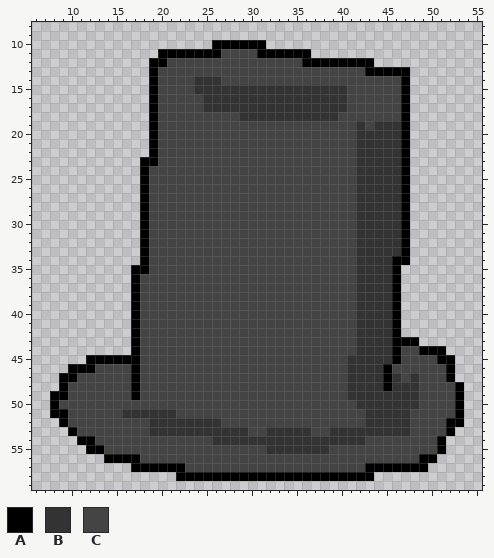
One commit to this pixel-art sprite: MoveShape/assets/graphics/tophat.png. This is how it looked before the edit.
The file is 64x64 pixels. Shown: x 6..55, y 8..59.
Palette (. is transparent): A #000000  B #333333  C #444444
Pixels before, first column x 8:
10 ..................AAAAAA......................
11 ............AAAAAAACCCCAAAAAA.................
12 ...........AACCCCCCCCCCCCCCCAAAAAAAA..........
13 ...........ACCCCCCCCCCCCCCCCCCCCCCCAAAAA......
14 ...........ACCCCBBBCCCCCCCCCCCCCCCCCCCCA......
15 ...........ACCCCBBBBBBBBBBBBBBBBBCCCCCCA......
16 ...........ACCCCCBBBBBBBBBBBBBBBBCCCCCCA......
17 ...........ACCCCCBBBBBBBBBBBBBBBBCCCCCCA......
18 ...........ACCCCCCCCCBBBBBBBBBBBCCCCCCCA......
19 ...........ACCCCCCCCCCCCCCCCCCCCCCBCBBBA......
20 ...........ACCCCCCCCCCCCCCCCCCCCCCBBBBBA......
21 ...........ACCCCCCCCCCCCCCCCCCCCCCBBBBBA......
22 ...........ACCCCCCCCCCCCCCCCCCCCCCBBBBBA......
23 ..........AACCCCCCCCCCCCCCCCCCCCCCBBBBBA......
24 ..........ACCCCCCCCCCCCCCCCCCCCCCCBBBBBA......
25 ..........ACCCCCCCCCCCCCCCCCCCCCCCBBBBBA......
26 ..........ACCCCCCCCCCCCCCCCCCCCCCCBBBBBA......
27 ..........ACCCCCCCCCCCCCCCCCCCCCCCBBBBBA......
28 ..........ACCCCCCCCCCCCCCCCCCCCCCCBBBBBA......
29 ..........ACCCCCCCCCCCCCCCCCCCCCCCBBBBBA......
30 ..........ACCCCCCCCCCCCCCCCCCCCCCCBBBBBA......
31 ..........ACCCCCCCCCCCCCCCCCCCCCCCBBBBBA......
32 ..........ACCCCCCCCCCCCCCCCCCCCCCCBBBBBA......
33 ..........ACCCCCCCCCCCCCCCCCCCCCCCBBBBBA......
34 ..........ACCCCCCCCCCCCCCCCCCCCCCCBBBBAA......
35 .........AACCCCCCCCCCCCCCCCCCCCCCCBBBBA.......
36 .........ACCCCCCCCCCCCCCCCCCCCCCCCBBBBA.......
37 .........ACCCCCCCCCCCCCCCCCCCCCCCCBBBBA.......
38 .........ACCCCCCCCCCCCCCCCCCCCCCCCBBBBA.......
39 .........ACCCCCCCCCCCCCCCCCCCCCCCCBBBBA.......
40 .........ACCCCCCCCCCCCCCCCCCCCCCCCBBBBA.......
41 .........ACCCCCCCCCCCCCCCCCCCCCCCCBBBBA.......
42 .........ACCCCCCCCCCCCCCCCCCCCCCCCBBBBA.......
43 .........ACCCCCCCCCCCCCCCCCCCCCCCCBBBBAAA.....
44 .........ACCCCCCCCCCCCCCCCCCCCCCCCBBBBACCAAA..
45 ....AAAAAACCCCCCCCCCCCCCCCCCCCCCCBBBBBACCCCAA.
46 ..AAACCCCACCCCCCCCCCCCCCCCCCCCCCCBBBBACCCCCCA.
47 .AACCCCCCACCCCCCCCCCCCCCCCCCCCCCCBBBBABCBCCCA.
48 .ACCCCCCCACCCCCCCCCCCCCCCCCCCCCCCBBBBABBBCCCCA
49 AACCCCCCCACCCCCCCCCCCCCCCCCCCCCCCBBBBBBBBCCCCA
50 ACCCCCCCCCCCCCCCCCCCCCCCCCCCCCCCCCBBBBBBBCCCCA
51 AACCCCCCBBBBBBCCCCCCCCCCCCCCCCCCCCCBBBBBCCCCCA
52 .ACCCCCCCCCBBBBBBBBCCCCCCCCCCCCCCCCBBBBBCCCCAA
53 ..ACCCCCCCCBBBBBBBBBBBCCBBBBBCCBBBBBBBBBCCCCA.
54 ...AACCCCCCCCCCCCCBBBBBBBBBBBBBBBBBCCCCCCCCA..
55 ....AACCCCCCCCCCCCCCCCCCBBBBBBBCCCCCCCCCCCCA..
56 ......AAAACCCCCCCCCCCCCCCCCCCCCCCCCCCCCCCAA...
57 .........AAAAAACCCCCCCCCCCCCCCCCCCCAAAAAAA....
58 ..............AAAAAAAAAAAAAAAAAAAAAA..........
The result:
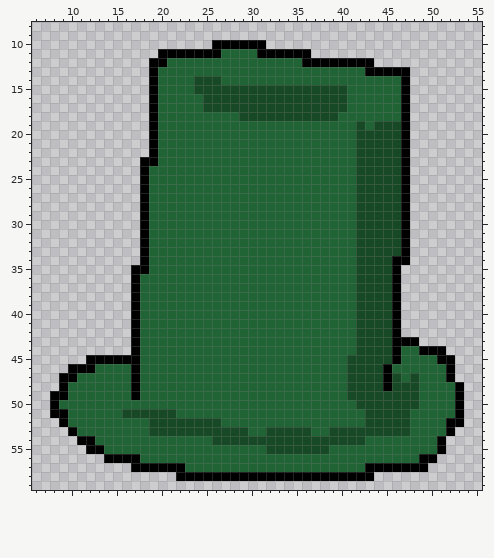
Changes in this commit:
Colour B changes from #333333 to #184927.
Colour C changes from #444444 to #206334.
